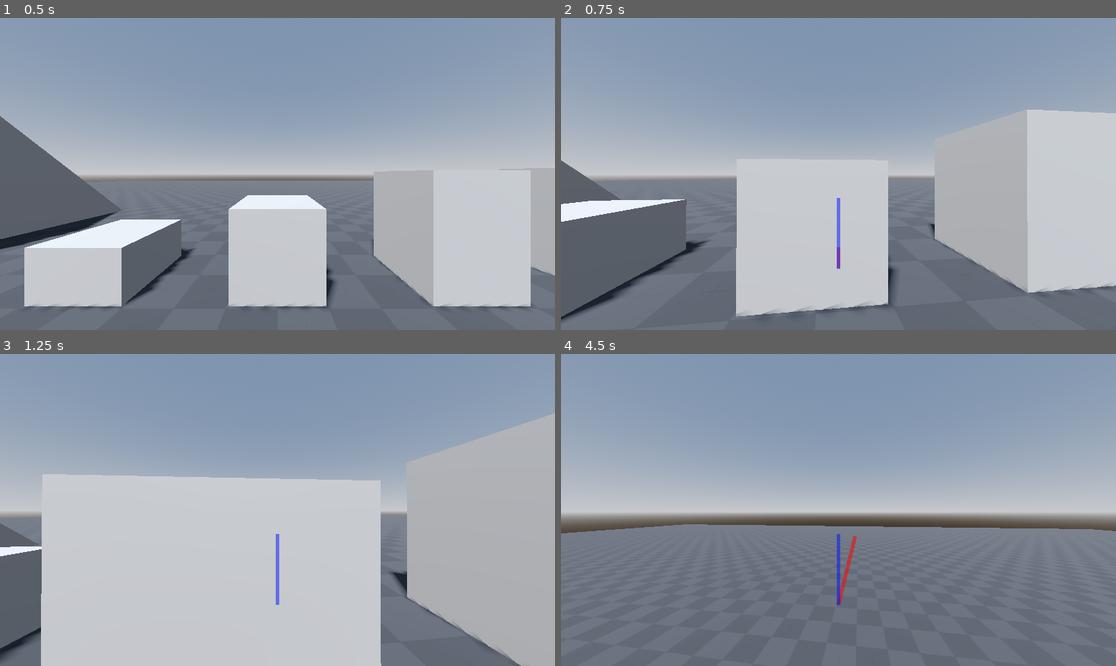
Above: before the commit, frames 1-4 (two rows, left to right).
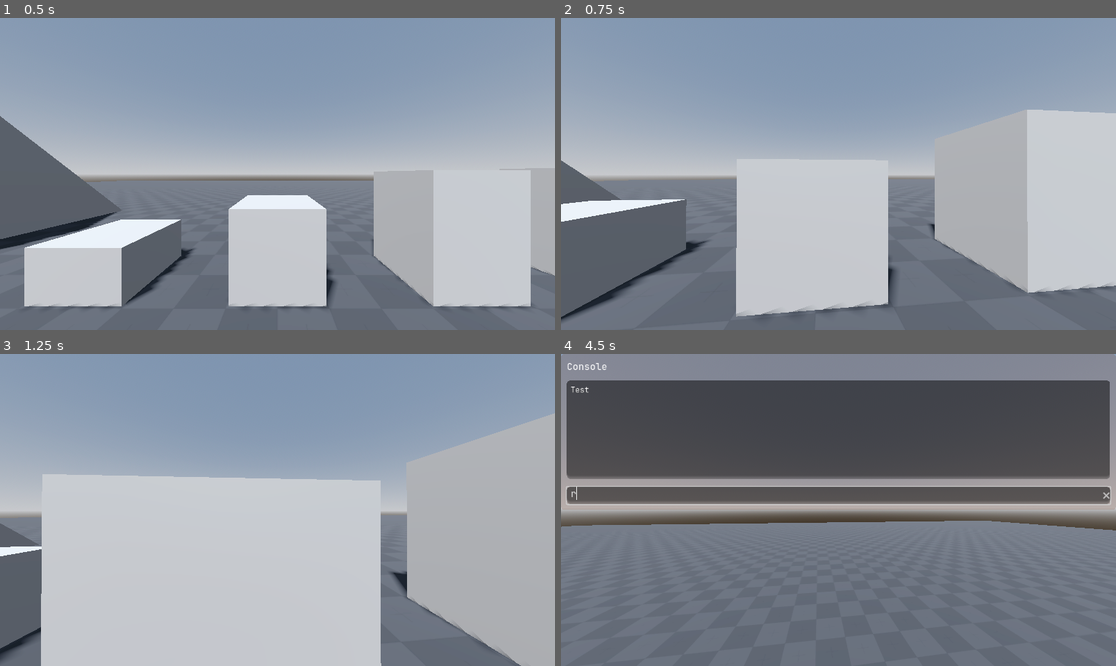
Above: after the commit, the same moments.

Repository: GibberishDev/GodSource
Game: Godot game, scene res://debug_scene.tscn
Same seed, same stepped clock (60 frames per second), same inputs: the game is played once before the commit and once after it.
Inputs (mouse positions are in pixels of both pictures, inside the frame that each line leads up to):
- Up to frame 1 (0.5 s): no input
- Up to frame 2 (0.75 s): tap Enter at 0.5 s; move the mouse to (866, 174) at 0.52 s; hold W (forward) from 0.53 s (still down); hold Ctrl (crouch) from 0.53 s (still down); click (866, 174) at 0.67 s
- Up to frame 3 (1.25 s): keep holding W (forward); keep holding Ctrl (crouch); tap Space (jump) at 0.77 s
- Up to frame 4 (4.5 s): keep holding W (forward); move the mouse to (810, 510) at 1.27 s; release Ctrl (crouch) at 1.28 s; tap T at 1.35 s; click (810, 510) at 1.42 s; tap Space (jump) at 1.52, 3.02, 3.77 s; move the mouse to (849, 503) at 2.02 s; tap Y at 2.1 s; click (849, 503) at 2.17 s; move the mouse to (832, 516) at 2.77 s; tap Z at 2.85 s; click (832, 516) at 2.92 s; move the mouse to (877, 513) at 3.52 s; tap G at 3.6 s; click (877, 513) at 3.67 s; tap ` (console) at 4.15 s; move the mouse to (794, 506) at 4.27 s; tap R at 4.35 s; click (794, 506) at 4.42 s

Frame 1 is identical in both runs. In frame 2, 0.1% of the frame differs, in the area x 49-51%, y 57-81%; in frame 3, 0.1%; in frame 4, 54%, in the area x 0-100%, y 0-81%.

Commit message:
cleanup, console test

Diff:
--- a/assets/shaders/compas.gdshader
+++ /dev/null
@@ -1,20 +0,0 @@
-shader_type canvas_item;
-
-
-uniform float angle : hint_range(-90.0, 90.0, 0.1) = 0;
-
-void vertex() {
-  mat4 skew_matrix = mat4(
-      vec4(1.0, angle/ -90., 0.0, 0.0),
-      vec4(0.0, 1.0, 0.0, 0.0),
-      vec4(0.0, 0.0, 1.0, 0.0),
-      vec4(0.0, 0.0, 0.0, 1.0)
-  );
-	if (VERTEX_ID == 0)
-		VERTEX.x = (MODEL_MATRIX * vec4(VERTEX.xy, 0.,0.) * skew_matrix).x / TEXTURE_PIXEL_SIZE.x;
-}
-
-void fragment() {
-	COLOR.r = sin(TIME);
-	COLOR.g = -sin(TIME);
-}
--- a/game/components/player/hudComponenet.gd
+++ b/game/components/player/hudComponenet.gd
@@ -3,3 +3,19 @@
 ## [CharacterBody3D] parent.
 @onready
 var P : CharacterBody3D = get_node("..")
+
+var consoleShown := bool(false)
+
+func _unhandled_input(event: InputEvent) -> void:
+	if Input.is_action_just_pressed("console"):
+		if !consoleShown:
+			consoleShown = true
+			P.uiFocused = true
+			$consoleContainer.size = Vector2(DisplayServer.window_get_size().x,DisplayServer.window_get_size().y * 0.5)
+			$consoleContainer.visible = true
+			$consoleContainer/BoxContainer/BoxContainer2/consoleInput.grab_focus()
+		else:
+			consoleShown = false
+			P.uiFocused = false
+			$consoleContainer.visible = false
+			$consoleContainer/BoxContainer/BoxContainer2/consoleInput.release_focus()
--- a/game/components/player/hudComponenet.tscn
+++ b/game/components/player/hudComponenet.tscn
@@ -1,6 +1,7 @@
-[gd_scene load_steps=2 format=3 uid="uid://bxd7qx5wf5c8o"]
+[gd_scene load_steps=3 format=3 uid="uid://bxd7qx5wf5c8o"]
 
 [ext_resource type="Script" path="res://game/components/player/hudComponenet.gd" id="1_pbm4v"]
+[ext_resource type="PackedScene" uid="uid://duk4oplasqswk" path="res://game/scenes/ui/consoleContainer.tscn" id="2_wikyg"]
 
 [node name="hudComponenet" type="Control"]
 layout_mode = 3
@@ -11,3 +12,9 @@
 grow_vertical = 2
 mouse_filter = 1
 script = ExtResource("1_pbm4v")
+
+[node name="consoleContainer" parent="." instance=ExtResource("2_wikyg")]
+layout_mode = 0
+anchors_preset = 0
+anchor_right = 0.0
+grow_horizontal = 1
--- a/game/components/player/movementComponent.gd
+++ b/game/components/player/movementComponent.gd
@@ -104,10 +104,6 @@
 	#step 13: Handle triggers collision
 	#step 14: Update bounding box
 	#step 15: Handle projectiles
-	%velScale.scale.y = (P.velocity * Vector3(1,0,1)).length() * 0.25
-	%velPointer.rotation = -Vector2(P.velocity.x,P.velocity.z).rotated(camComp.lookDir.y).angle_to(Vector2.DOWN)
-	%dirScale.scale.y = wDir.length() * groundMaxSpeed * 0.25
-	%dirPointer.rotation = -wDir.angle_to(Vector2.DOWN)
 	P.velocity = newVel
 	P.move_and_slide()
 	# print_rich("Speed: " + str((newVel * Vector3(1,0,1)).length() * 100 / 1.905) + " [color=red]X: " + str(newVel.x / 1.905 * 100) + "[/color] [color=#1080ff]Y: " + str(newVel.y / 1.905 * 100) + "[/color] [color=lime]Z: " + str(newVel.z / 1.905 * 100) + "[/color]")
@@ -144,7 +140,7 @@
 ## PURPOSE: interprets user input
 var prevInputs := {"R":wishR,"L":wishL,"F":wishF,"B":wishB,}
 func getWishDir() -> void:
-	if P.uiFocused: return
+	if P.uiFocused: wDir = Vector2.ZERO;return
 	if !useNullMovement:
 		wDir = Vector2(
 			int(wishL) - int(wishR),
--- a/game/components/player/movementComponent.gdshader
+++ /dev/null
@@ -1 +0,0 @@
-shader_type canvas_item;
--- a/game/components/player/movementComponent.tres
+++ /dev/null
@@ -1,11 +0,0 @@
-[gd_resource type="VisualShader" format=3 uid="uid://7nf0urmoq01p"]
-
-[resource]
-code = "shader_type canvas_item;
-render_mode blend_mix;
-
-
-
-"
-mode = 1
-flags/light_only = false
--- a/game/components/player/movementComponent.tscn
+++ b/game/components/player/movementComponent.tscn
@@ -33,83 +33,5 @@
 target_position = Vector3(0, 0, 0)
 collision_mask = 3
 
-[node name="test" type="Control" parent="."]
-layout_mode = 3
-anchors_preset = 15
-anchor_right = 1.0
-anchor_bottom = 1.0
-grow_horizontal = 2
-grow_vertical = 2
-mouse_filter = 1
-
-[node name="Control" type="Control" parent="test"]
-custom_minimum_size = Vector2(256, 256)
-layout_mode = 1
-anchors_preset = 7
-anchor_left = 0.5
-anchor_top = 1.0
-anchor_right = 0.5
-anchor_bottom = 1.0
-offset_left = -20.0
-offset_top = -40.0
-offset_right = 20.0
-grow_horizontal = 2
-grow_vertical = 0
-pivot_offset = Vector2(128, 128)
-
-[node name="velPointer" type="Control" parent="test/Control"]
-unique_name_in_owner = true
-layout_mode = 1
-anchors_preset = 8
-anchor_left = 0.5
-anchor_top = 0.5
-anchor_right = 0.5
-anchor_bottom = 0.5
-grow_horizontal = 2
-grow_vertical = 2
-
-[node name="velScale" type="ColorRect" parent="test/Control/velPointer"]
-unique_name_in_owner = true
-layout_mode = 1
-anchors_preset = 8
-anchor_left = 0.5
-anchor_top = 0.5
-anchor_right = 0.5
-anchor_bottom = 0.5
-offset_left = -4.0
-offset_top = -128.0
-offset_right = 4.0
-grow_horizontal = 2
-grow_vertical = 2
-pivot_offset = Vector2(4, 128)
-color = Color(1, 0, 0, 0.501961)
-
-[node name="dirPointer" type="Control" parent="test/Control"]
-unique_name_in_owner = true
-layout_mode = 1
-anchors_preset = 8
-anchor_left = 0.5
-anchor_top = 0.5
-anchor_right = 0.5
-anchor_bottom = 0.5
-grow_horizontal = 2
-grow_vertical = 2
-
-[node name="dirScale" type="ColorRect" parent="test/Control/dirPointer"]
-unique_name_in_owner = true
-layout_mode = 1
-anchors_preset = 8
-anchor_left = 0.5
-anchor_top = 0.5
-anchor_right = 0.5
-anchor_bottom = 0.5
-offset_left = -4.0
-offset_top = -128.0
-offset_right = 4.0
-grow_horizontal = 2
-grow_vertical = 2
-pivot_offset = Vector2(4, 128)
-color = Color(0, 0.0666666, 1, 0.501961)
-
 [connection signal="timeout" from="uncrouching" to="." method="endUncrouch"]
 [connection signal="timeout" from="crouching" to="." method="endCrouch"]
--- a/game/scenes/ui/consoleContainer.tscn
+++ b/game/scenes/ui/consoleContainer.tscn
@@ -155,6 +155,8 @@
 layout_mode = 2
 theme = ExtResource("5_fcbex")
 placeholder_text = "Enter command..."
+clear_button_enabled = true
+select_all_on_focus = true
 caret_blink = true
 
 [node name="dud4" type="Control" parent="BoxContainer/BoxContainer2"]
